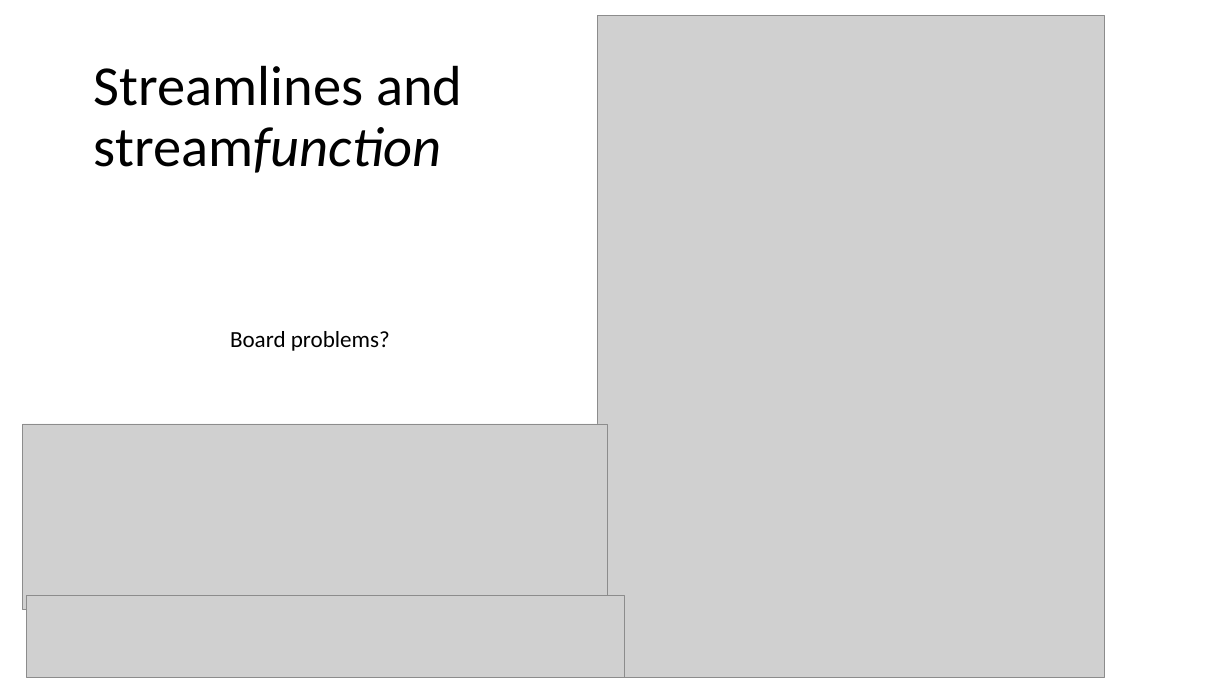
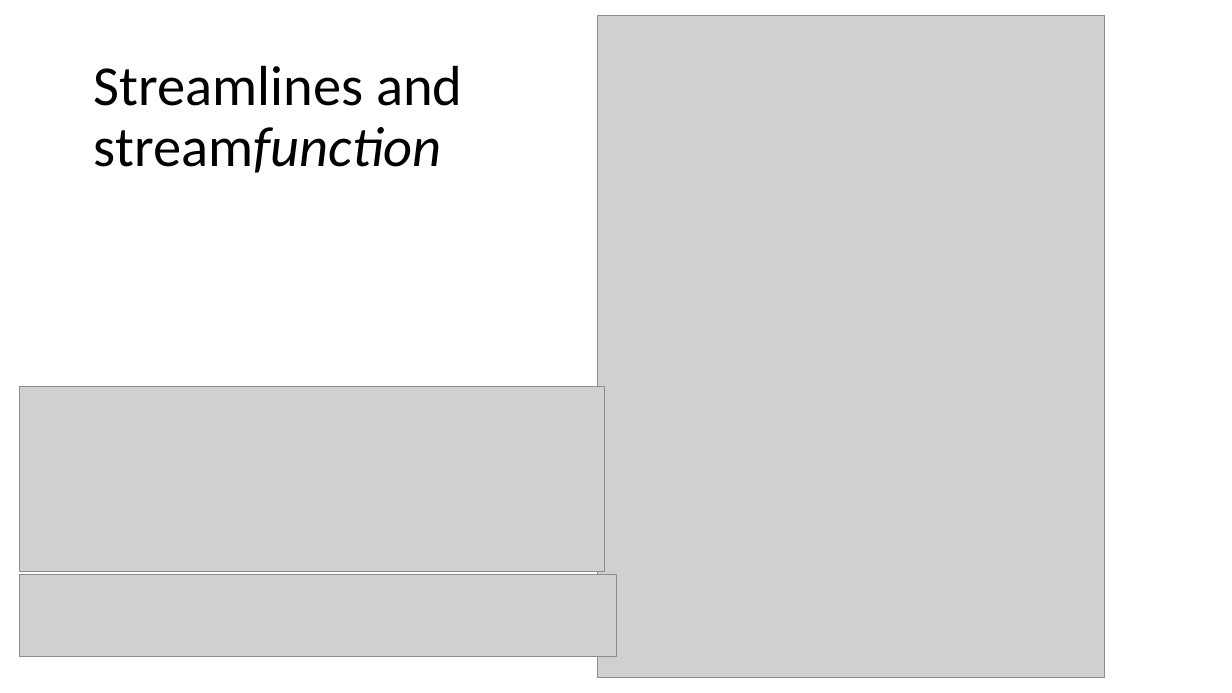
Before and after one commit to ATMOcanes/ATM651, a slide deck: slide 16 of WH_chapter7/Kinematics_WH_7.1.pptx (slide 15 before the commit). Drawn at 1232x693 pixels with LibreOffice and Linux fonts; fonts in the diff are those of the drawing; grey boxes stand for pictures. Boxes give left, top, right and bottom in pixels: in the first picture for what was removed or moved away, otherwise in the second. Text is boxed around its words. In the diff, an @@ line names an element or a change of style, - is before the commit and + after.

```diff
--- a/WH_chapter7/Kinematics_WH_7.1.pptx
+++ b/WH_chapter7/Kinematics_WH_7.1.pptx
@@ text removed at (230,331,390,351) @@
-Board problems?
@@ picture: place and size @@
-picture at (23,424,608,610)
+picture at (19,386,604,572)
@@ picture: place and size @@
-picture at (27,596,624,677)
+picture at (19,575,616,656)
```
Also in this commit, not shown: 5 other slides changed, 1 slide added.
